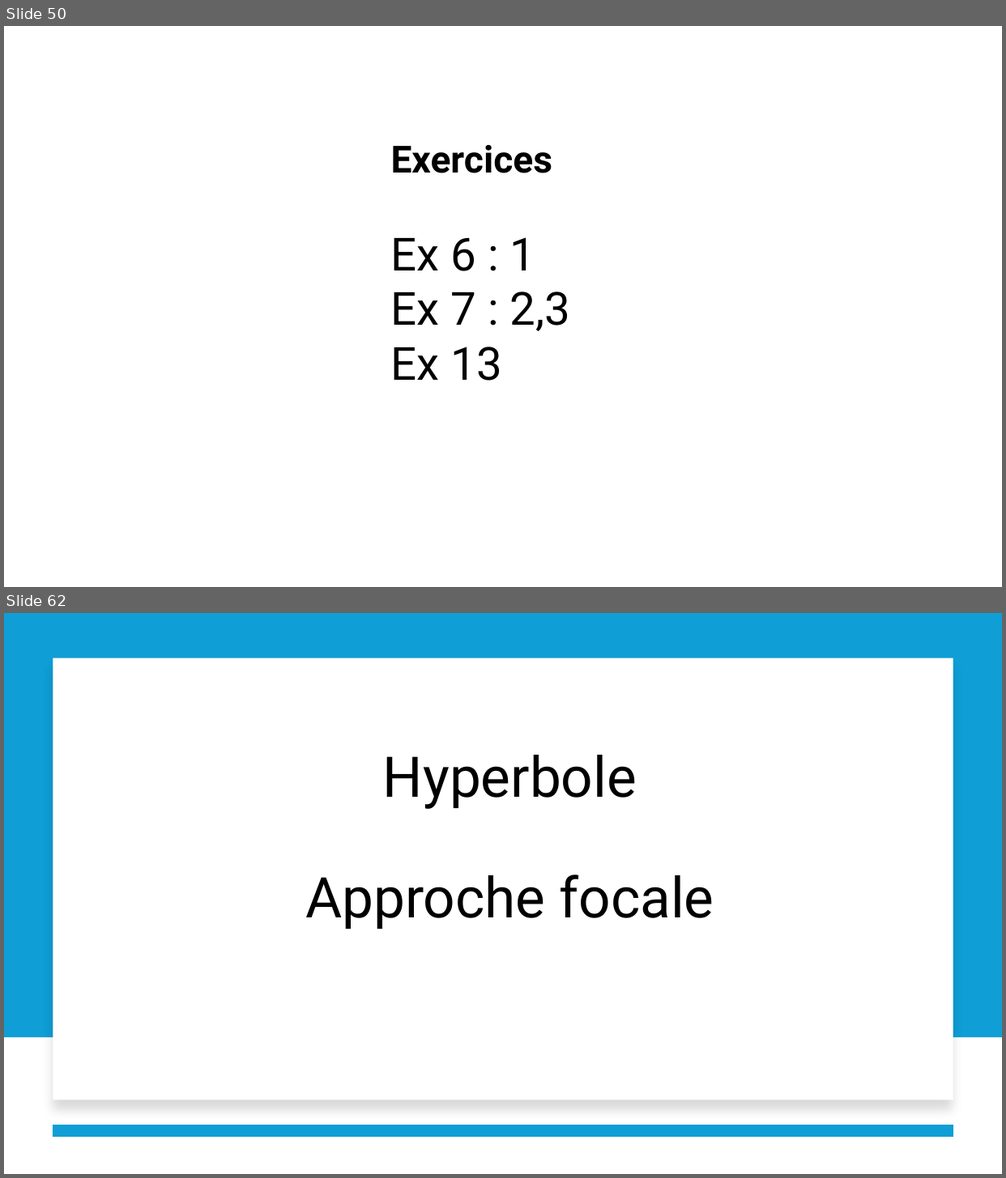
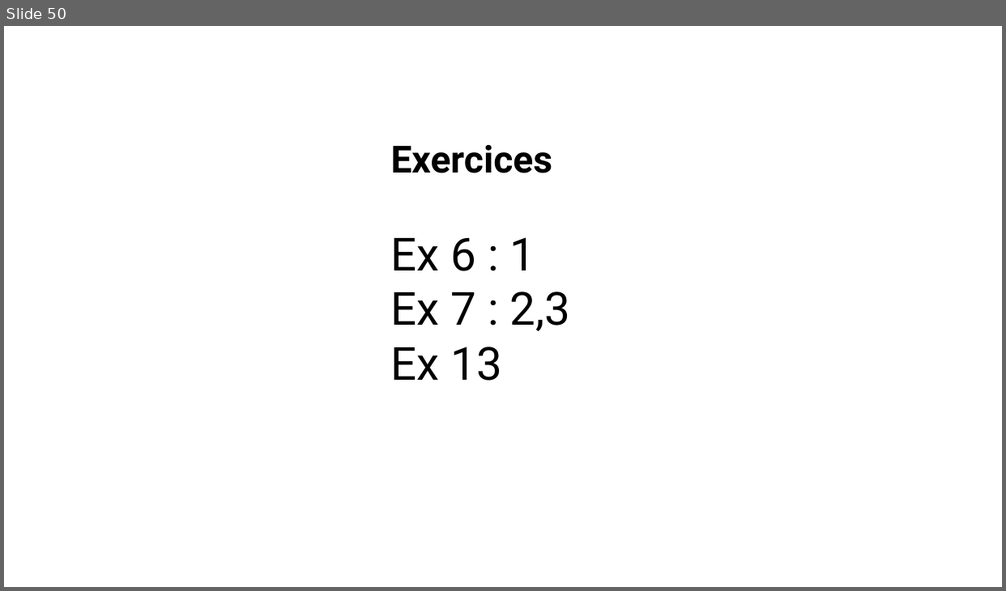
Before and after one commit to tranmidsummer/Teaching, a slide deck: Coniques/2_slides_coniques.pptx. Shown one above the other, each under a label of ours: slides 50 and 62 before the commit, slide 50 after it; the slides between them are not shown. The pictures are 1006x1178 and 1006x591 pixels, drawn with LibreOffice and Linux fonts; fonts in the diff are those of the drawing. Boxes give left, top, right and bottom in pixels: in the first picture for what was removed or moved away, otherwise in the second. Text is boxed around its words. In the diff, an @@ line names an element or a change of style, - is before the commit and + after.

```diff
--- a/Coniques/2_slides_coniques.pptx
+++ b/Coniques/2_slides_coniques.pptx
@@ slide 62 removed at bbox=[4, 613, 1002, 1174], background #FFFFFF @@
@@ rectangle removed at bbox=[4, 613, 1002, 1037] @@
@@ rectangle removed at bbox=[53, 658, 953, 1101] @@
@@ title removed at bbox=[305, 755, 714, 929] @@
-Hyperbole
-Approche focale
@@ line removed from (953, 1131) to (53, 1131) @@
```
Also in this commit, not shown: 41 other slides removed, 10 other files.
